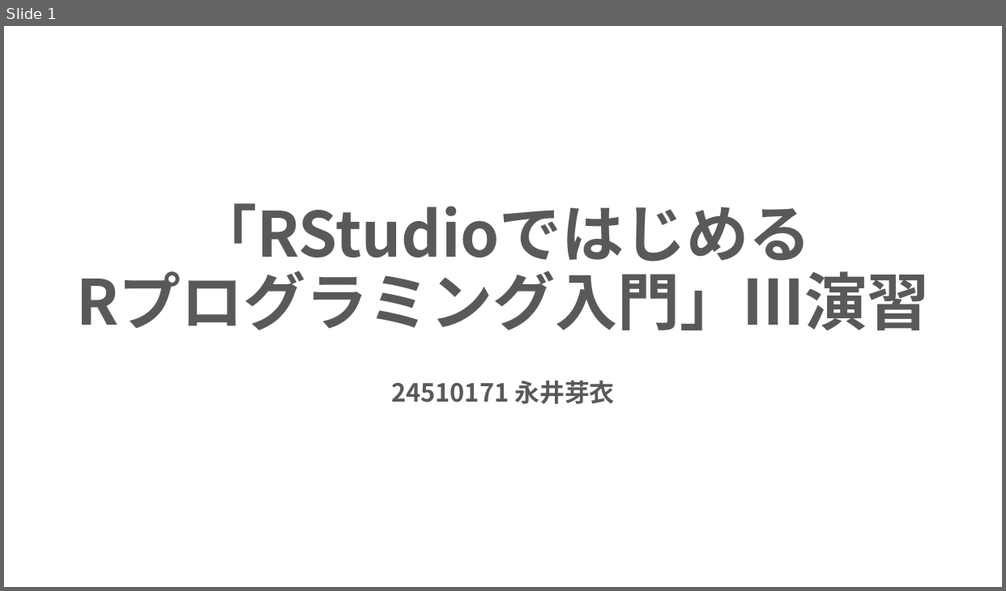
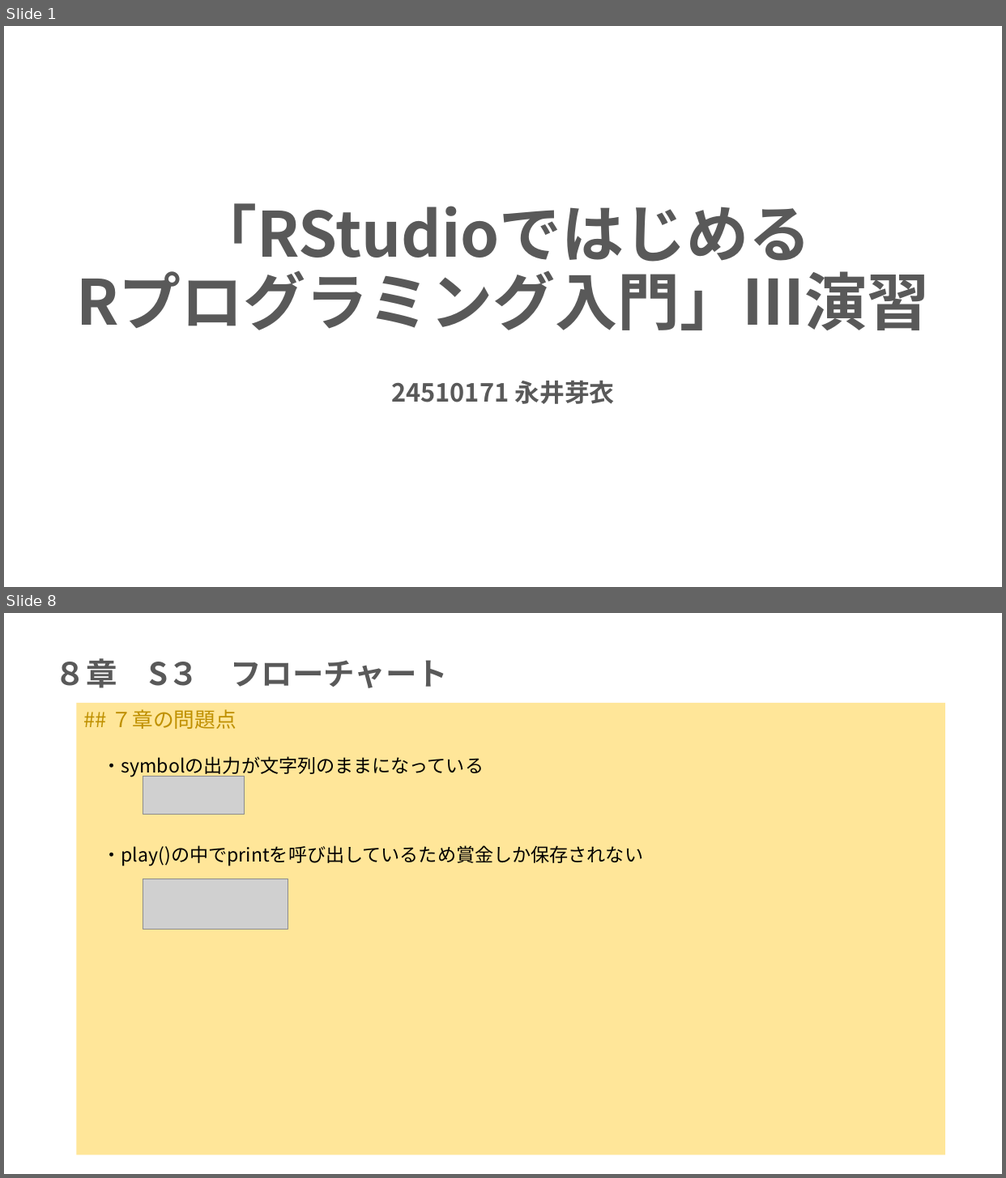
Before and after one commit to mei-517/r-practice-part3, a slide deck: 永井芽衣_Rpart3.pptx. Shown one above the other, each under a label of ours: slide 1 before the commit, slides 1 and 8 after it; the slides between them are not shown. The pictures are 1006x591 and 1006x1178 pixels, drawn with LibreOffice and Linux fonts; fonts in the diff are those of the drawing; grey boxes stand for pictures. Boxes give left, top, right and bottom in pixels: in the first picture for what was removed or moved away, otherwise in the second. Text is boxed around its words. In the diff, an @@ line names an element or a change of style, - is before the commit and + after.

```diff
--- a/永井芽衣_Rpart3.pptx
+++ b/永井芽衣_Rpart3.pptx
@@ slide 8 added at [4,613,1002,1174], background #FFFFFF @@
@@ title added at [55,658,448,688], 30 pt, text #595959, bold @@
+８章 S３ フローチャート
@@ rectangle added at [77,703,946,1156], fill #FFE699, 18 pt, text #000000 @@
+## ７章の問題点
+・symbolの出力が文字列のままになっている
+・play()の中でprintを呼び出しているため賞金しか保存されない
@@ picture added at [143,776,244,815] @@
@@ picture added at [143,879,288,930] @@
```
Also in this commit, not shown: 4 slides changed, 13 other slides added, 1 other file.
